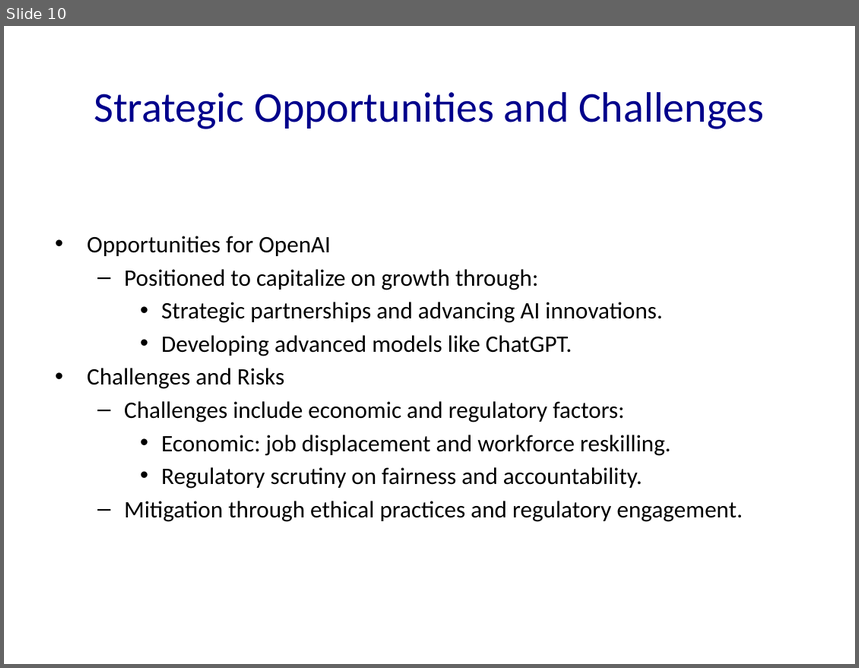
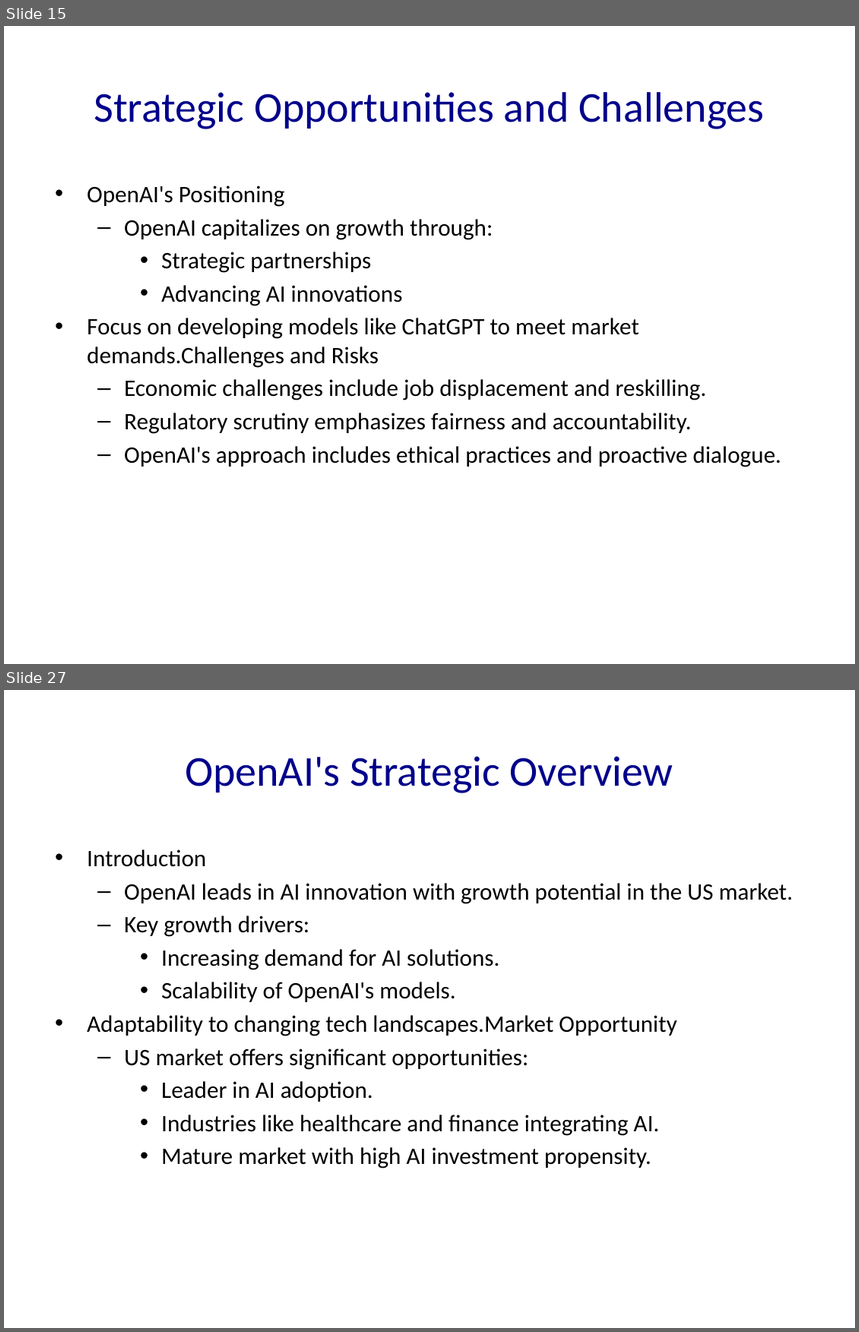
Before and after one commit to Frank-Gu-81/slides_autogeneration, a slide deck: OpenAI.pptx. Shown one above the other, each under a label of ours: slide 10 before the commit, slides 15 and 27 after it; the slides between them are not shown. The pictures are 859x668 and 859x1332 pixels, drawn with LibreOffice and Linux fonts; fonts in the diff are those of the drawing. Boxes give left, top, right and bottom in pixels: in the first picture for what was removed or moved away, otherwise in the second. Text is boxed around its words. In the diff, an @@ line names an element or a change of style, - is before the commit and + after.

```diff
--- a/OpenAI.pptx
+++ b/OpenAI.pptx
@@ slide 27 added at [4,690,855,1328], background #FFFFFF @@
@@ title added at [185,756,674,793], 36 pt, text #00008B @@
+OpenAI's Strategic Overview
@@ text added at [87,850,793,1169], 20 pt, text #000000 @@
+• Introduction
+  – OpenAI leads in AI innovation with growth potential in the US market.
+  – Key growth drivers:
+    • Increasing demand for AI solutions.
+    • Scalability of OpenAI's models.
+• Adaptability to changing tech landscapes.Market Opportunity
+  – US market offers significant opportunities:
+    • Leader in AI adoption.
+    • Industries like healthcare and finance integrating AI.
+    • Mature market with high AI investment propensity.
@@ what was slide 10 is now slide 15 @@
@@ slide 15 changed as well @@
@@ text at [87,186,781,468]: text changed @@
-• Opportunities for OpenAI
-  – Positioned to capitalize on growth through:
-    • Strategic partnerships and advancing AI innovations.
-    • Developing advanced models like ChatGPT.
-• Challenges and Risks
-  – Challenges include economic and regulatory factors:
-    • Economic: job displacement and workforce reskilling.
-    • Regulatory scrutiny on fairness and accountability.
-  – Mitigation through ethical practices and regulatory engagement.
+• OpenAI's Positioning
+  – OpenAI capitalizes on growth through:
+    • Strategic partnerships
+    • Advancing AI innovations
+• Focus on developing models like ChatGPT to meet market demands.Challenges and Risks
+  – Economic challenges include job displacement and reskilling.
+  – Regulatory scrutiny emphasizes fairness and accountability.
+  – OpenAI's approach includes ethical practices and proactive dialogue.
```
Also in this commit, not shown: 7 other slides changed, 21 other slides added, 3 slides removed, 11 other files.
